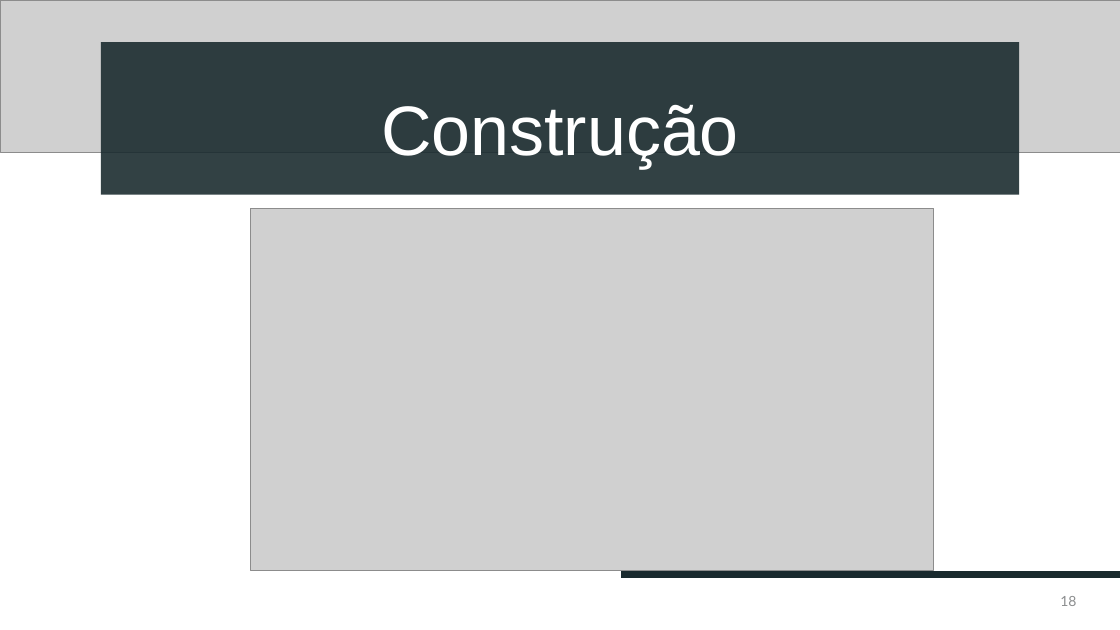
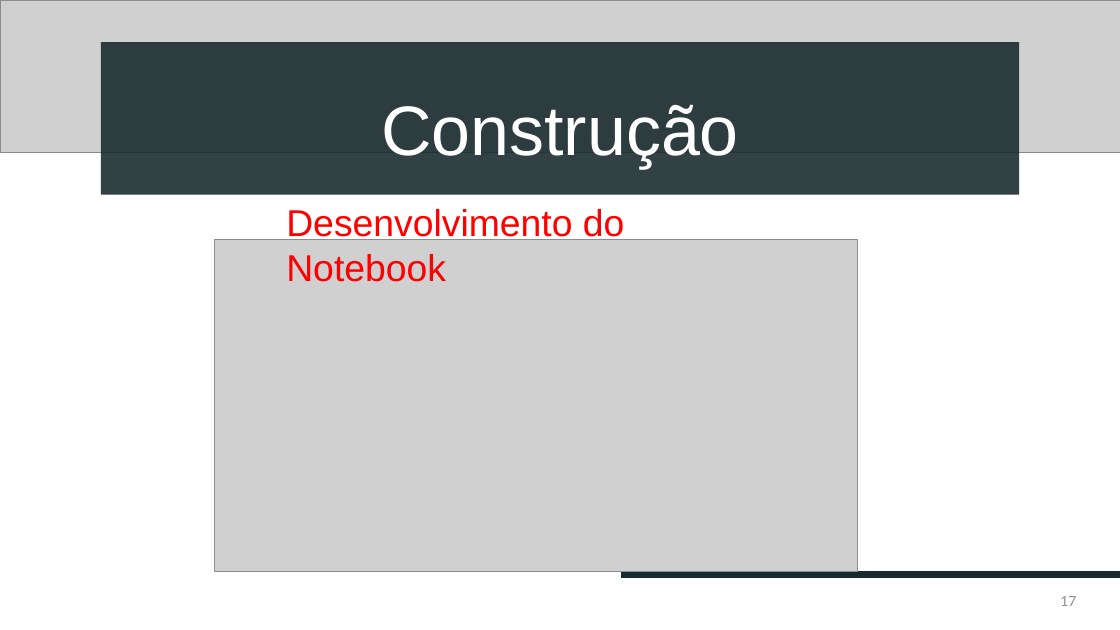
Before and after one commit to devbiadlima/pdd-analytics-etl, a slide deck: slide 17 of apresentacao/Apresentação.pptx (slide 18 before the commit). Drawn at 1120x630 pixels with LibreOffice and Linux fonts; fonts in the diff are those of the drawing; grey boxes stand for pictures. Boxes give left, top, right and bottom in pixels: in the first picture for what was removed or moved away, otherwise in the second. Text is boxed around its words. In the diff, an @@ line names an element or a change of style, - is before the commit and + after.

```diff
--- a/apresentacao/Apresentação.pptx
+++ b/apresentacao/Apresentação.pptx
@@ text added at (286, 209, 625, 282), 32 pt, text #FF0000 @@
+Desenvolvimento do Notebook
@@ picture: place and size @@
-picture at (250, 208, 934, 571)
+picture at (214, 239, 857, 572)
@@ page number at (1060, 596, 1076, 606): text changed @@
-18
+17
```
Also in this commit, not shown: 5 other slides changed, 3 slides added, 2 slides removed.
